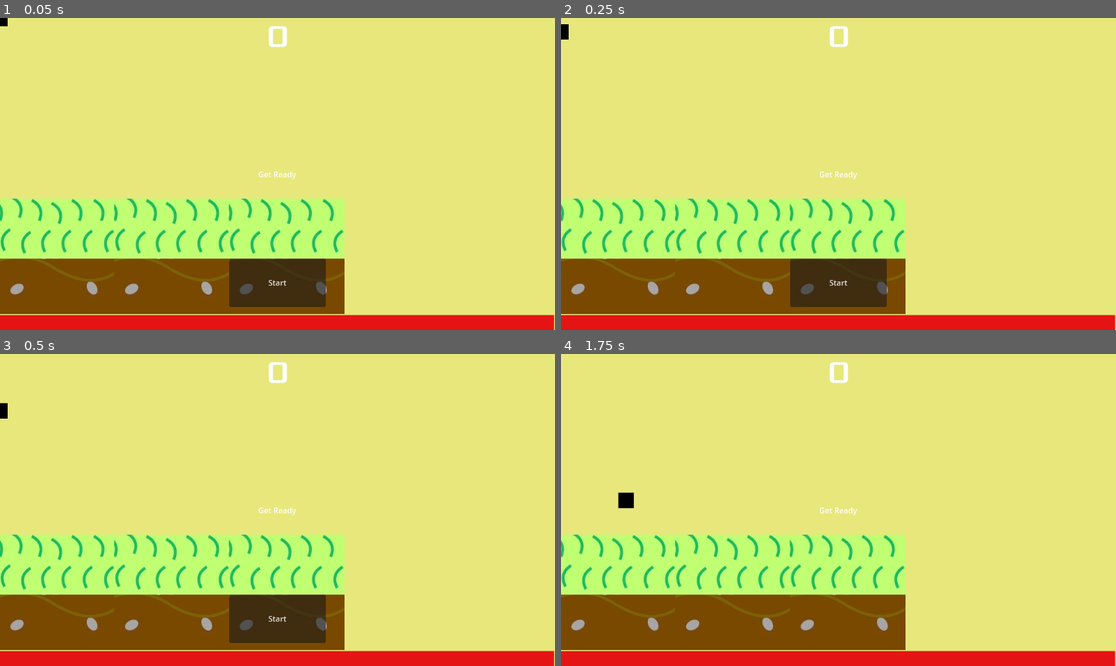
Above: before the commit, frames 1-4 (two rows, left to right).
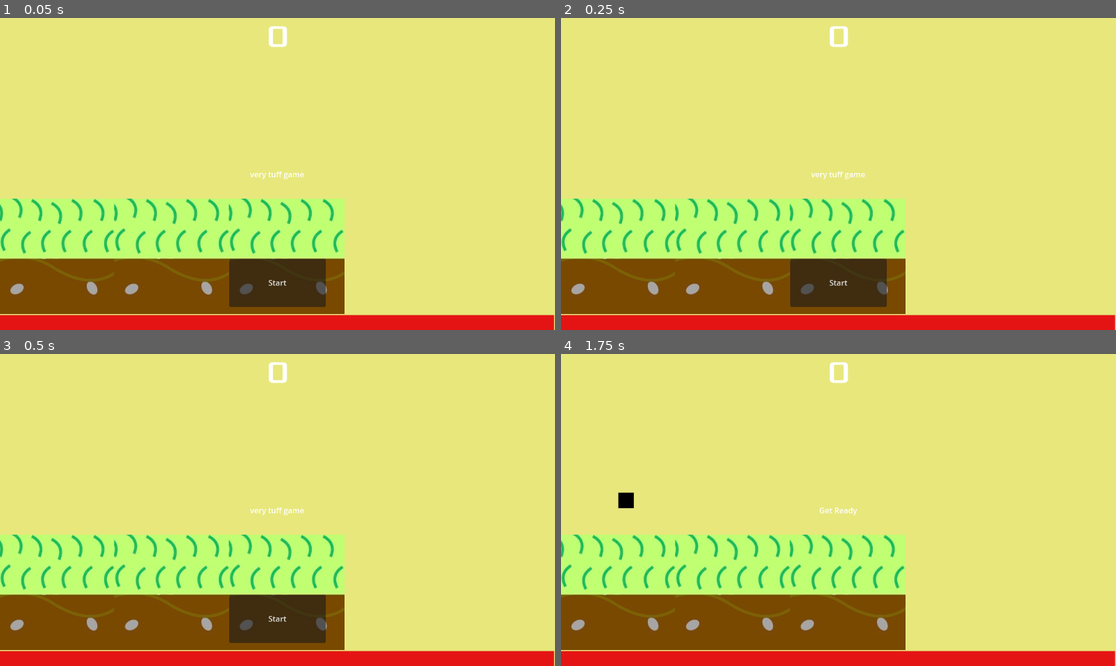
Above: after the commit, the same moments.

Repository: TitledGames/Microwave-Man
Game: Godot game, scene res://main.tscn
Same seed, same stepped clock (60 frames per second), same inputs: the game is played once before the commit and once after it.
Inputs:
- Up to frame 1 (0.05 s): no input
- Up to frame 2 (0.25 s): no input
- Up to frame 3 (0.5 s): no input
- Up to frame 4 (1.75 s): click "Start" at 0.5 s; hold Right (move_right) from 1.28 s (still down); tap Space (jump) at 1.52 s

The runs differ from the first frame. In frame 1, 0.1% of the frame differs, in the area x 0-55%, y 0-52%; in frame 2, 0.2%; in frame 3, 0.2%, in the area x 0-55%, y 15-52%; in frame 4, nothing differs.

Commit message:
player doesnt spawn until game starts

Diff:
--- a/main.gd
+++ b/main.gd
@@ -4,7 +4,7 @@
 
 # Called when the node enters the scene tree for the first time.
 func _ready() -> void:
-	new_game()
+	$Player.hide()
 	pass # Replace with function body.
 
 
--- a/player.gd
+++ b/player.gd
@@ -28,3 +28,7 @@
 	position = pos
 	show()
 	$PlayerHitbox.disabled = false
+
+func hide_player():
+	hide()
+	$PlayerHitbox.disabled = true
